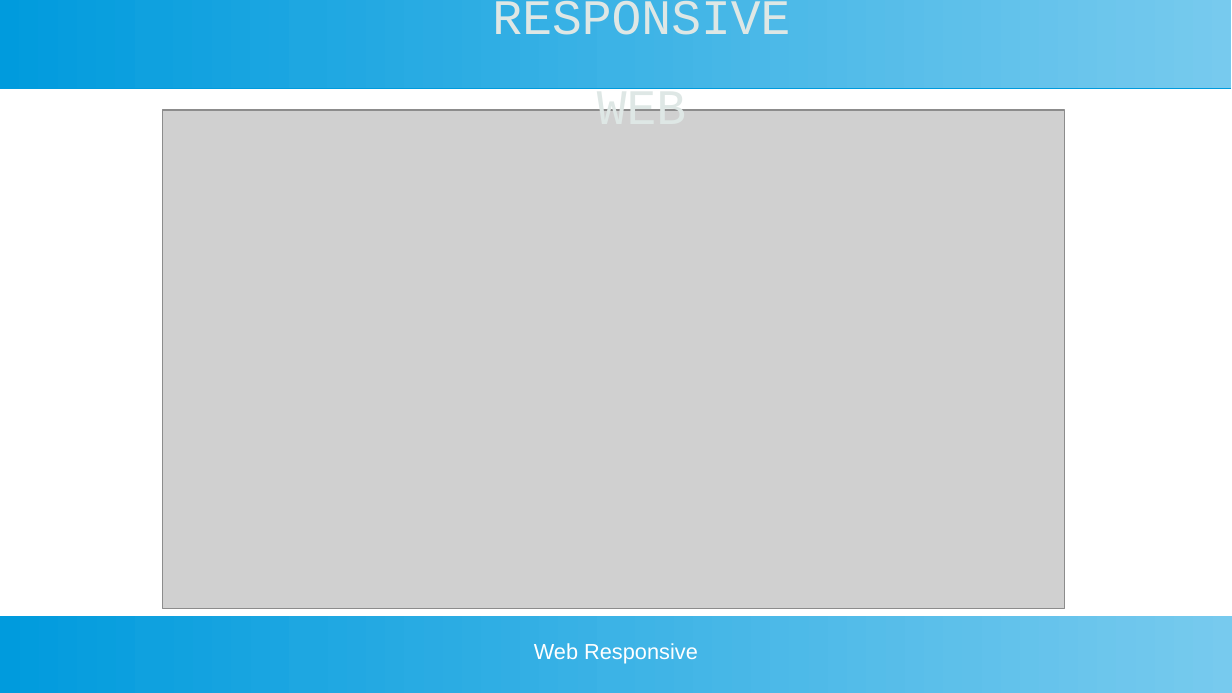
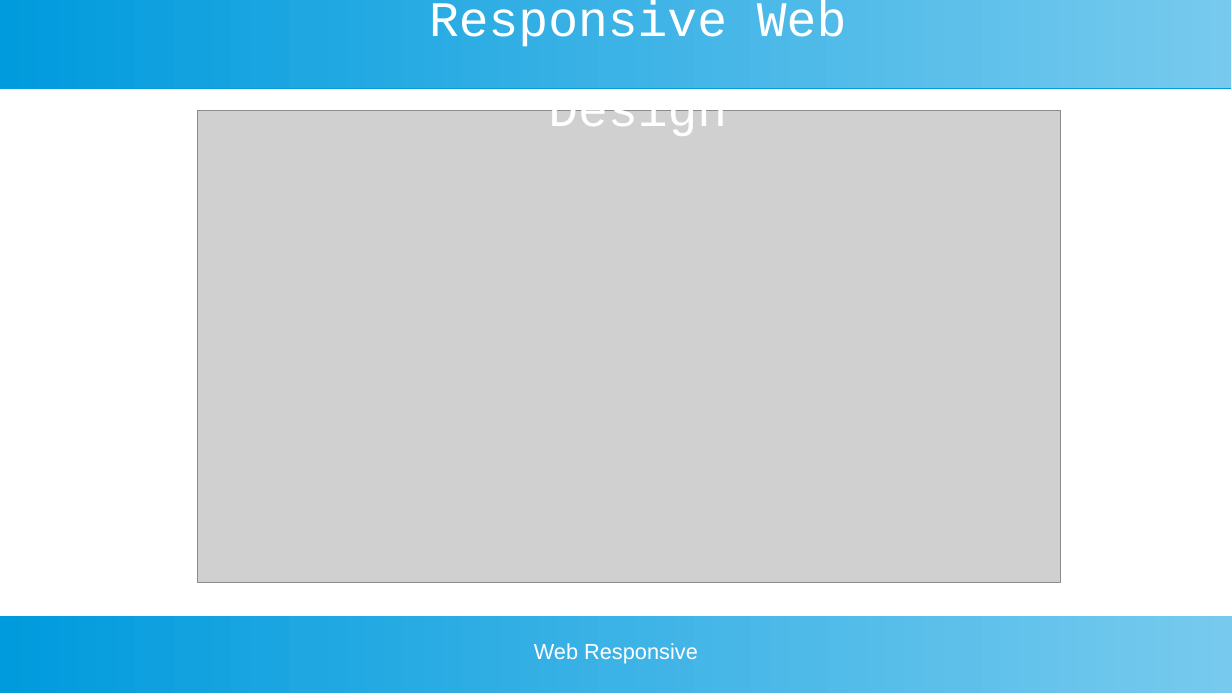
Before and after one commit to gaizkamg/HTML-CSS-Entregable, a slide deck: slide 3 of Presentacion/presentacion-responsive.odp. Drawn at 1232x693 pixels with LibreOffice and Linux fonts; fonts in the diff are those of the drawing; grey boxes stand for pictures. Boxes give left, top, right and bottom in pixels: in the first picture for what was removed or moved away, otherwise in the second. Text is boxed around its words. In the diff, an @@ line names an element or a change of style, - is before the commit and + after.

```diff
--- a/Presentacion/presentacion-responsive.odp
+++ b/Presentacion/presentacion-responsive.odp
@@ title at <box>429,0,846,111</box>: text changed; text colour #DEE7E5 to #FFFFFF @@
-RESPONSIVE WEB
+Responsive Web Design
@@ picture: place and size @@
-picture at <box>163,110,1065,609</box>
+picture at <box>198,111,1061,582</box>
```
Also in this commit, not shown: 8 other slides changed, 5 other files.
